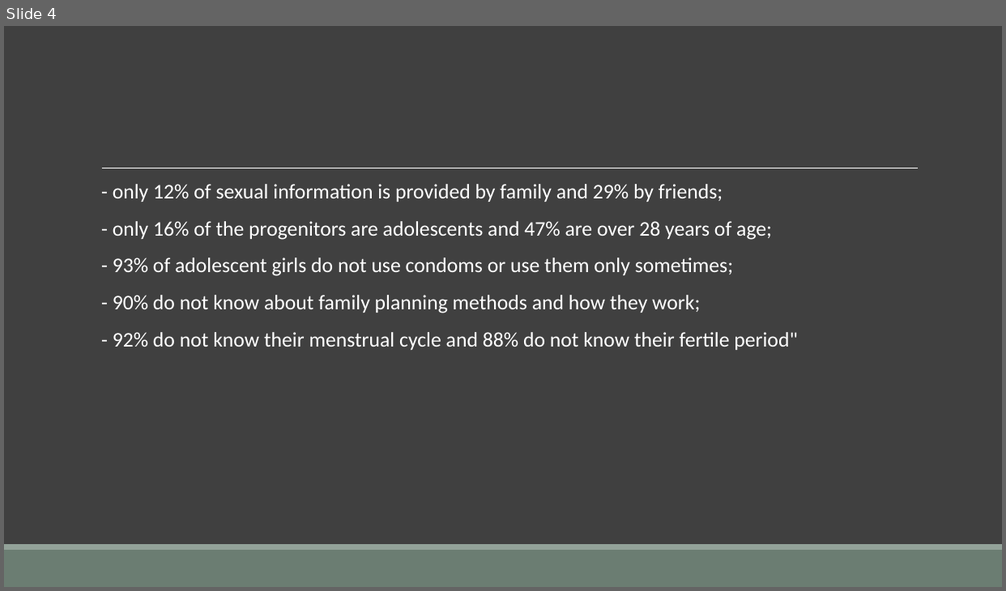
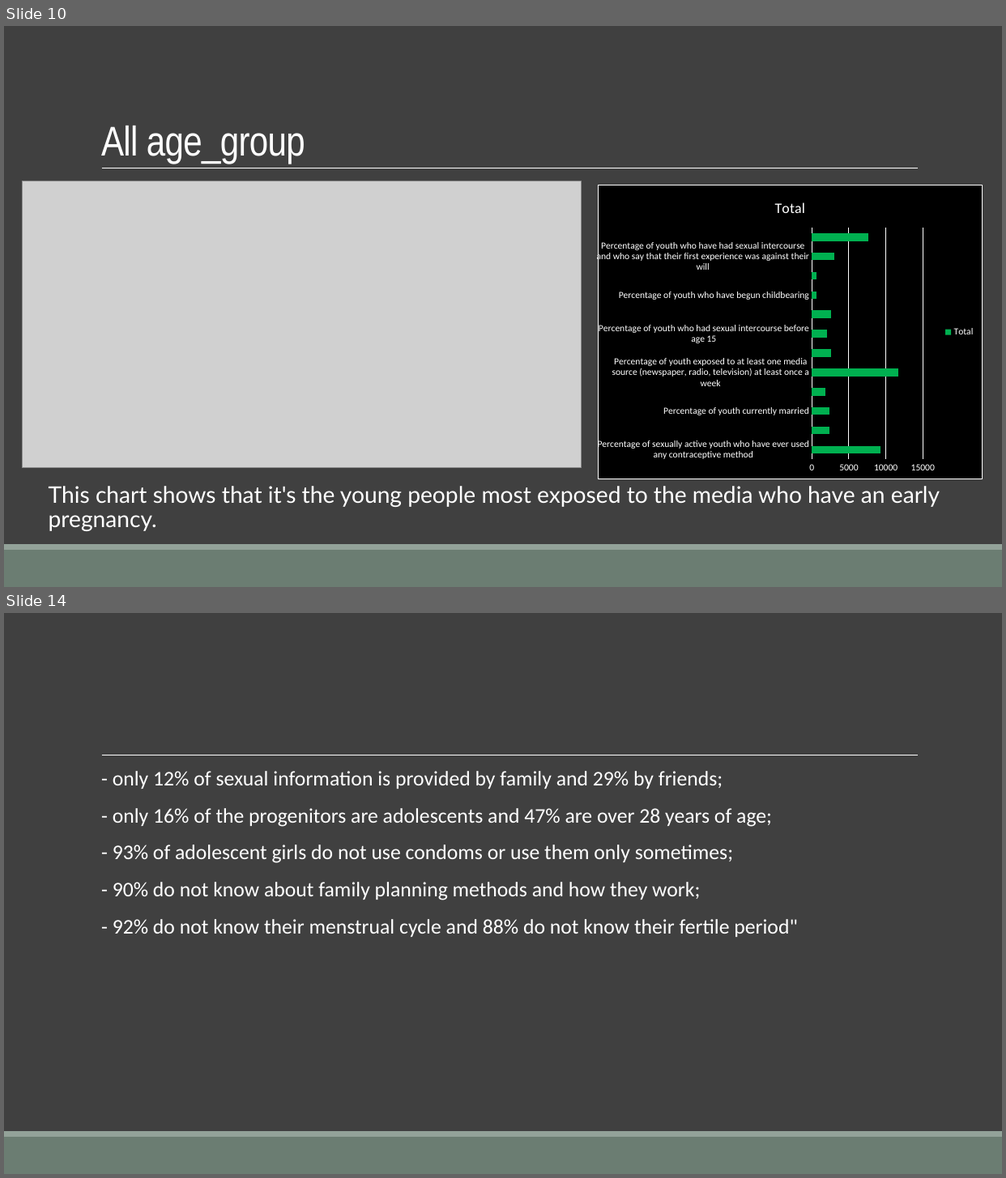
Before and after one commit to Maickery/Child_of_change, a slide deck: Result/Presentation.pptx. Shown one above the other, each under a label of ours: slide 4 before the commit, slides 10 and 14 after it; the slides between them are not shown. The pictures are 1006x591 and 1006x1178 pixels, drawn with LibreOffice and Linux fonts; fonts in the diff are those of the drawing; grey boxes stand for pictures. Boxes give left, top, right and bottom in pixels: in the first picture for what was removed or moved away, otherwise in the second. Text is boxed around its words. In the diff, an @@ line names an element or a change of style, - is before the commit and + after.

```diff
--- a/Result/Presentation.pptx
+++ b/Result/Presentation.pptx
@@ slide 10 added at (4, 26, 1002, 587), background #404040; not listed: 3 template elements that a slide beside it also shows @@
@@ title added at (101, 126, 305, 164), 40 pt, text #FFFFFF @@
+All age_group
@@ picture added at (23, 181, 582, 468) @@
@@ bar chart added at (597, 185, 983, 480) @@
+title "Total"
+categories: Percentage of sexually active youth who have ever used any contraceptive method, Percentage of youth currently living together, Percentage of youth currently married, Percentage of youth currently using a modern contraceptive method, Percentage of youth exposed to at least one media source (newspaper, radio, television) at least once a week, Percentage of youth who cannot read, Percentage of youth who had sexual intercourse before age 15, Percentage of youth who had sexual intercourse before age 18, Percentage of youth who have begun childbearing, Percentage of youth who have ever been pregnant, Percentage of youth who have had sexual intercourse and who say that their first experience was against their will, Percentage of youth with completed primary education
+Total: 9300, 2400, 2400, 1900, 11700, 2600, 2000, 2600, 700, 700, 3000, 7600
@@ text added at (49, 486, 940, 531), 22 pt, text #FFFFFF @@
+  This chart shows that it's the young people most exposed to the media who have an early pregnancy.
@@ what was slide 4 is now slide 14 @@
```
Also in this commit, not shown: 1 slide changed, 9 other slides added, 4 slides removed, 9 other files.
